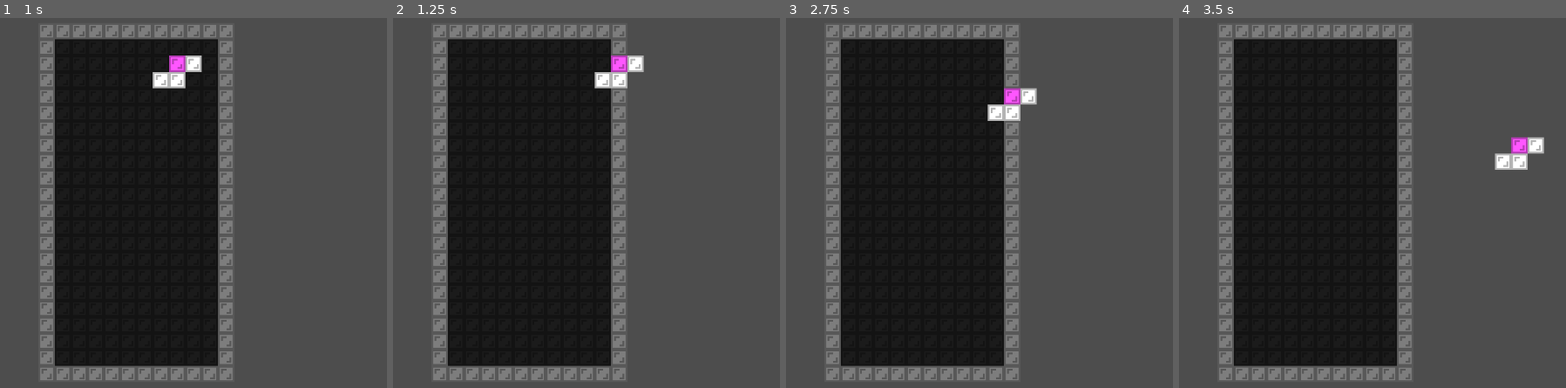
Above: before the commit, frames 1-4 (left to right).
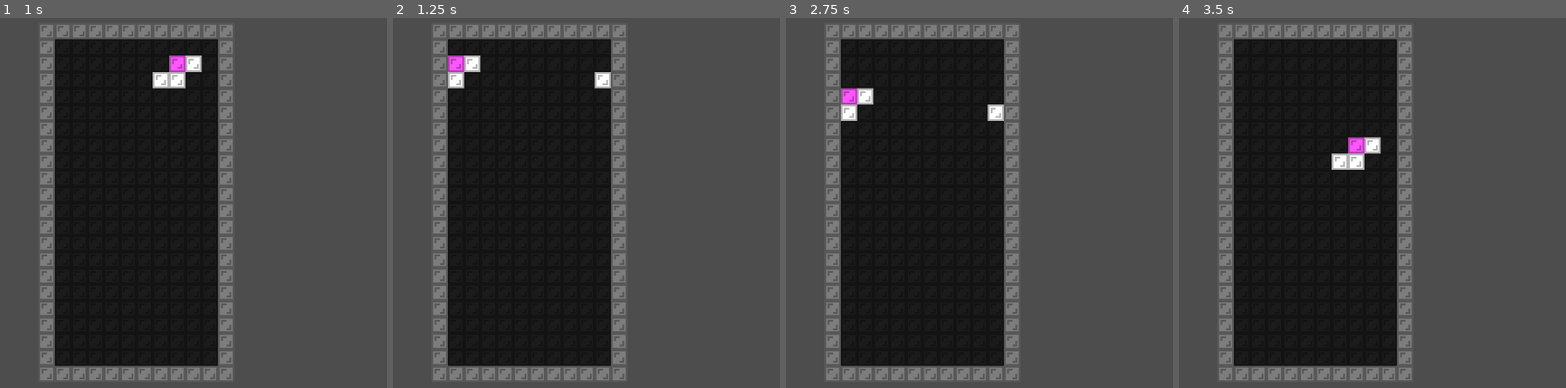
Above: after the commit, the same moments.

Repository: HenriqueCamillo/Dupartitris
Game: Godot game, scene res://Scenes/game.tscn
The game is run twice, just before and just after one commit, with the same random seed, the same clock (stepped at 60 frames per second) and the same inputs.
Inputs:
- Up to frame 1 (1 s): tap Enter at 0.5 s; hold Right (move_right) from 0.53 s (still down); tap Up (hard_drop) at 0.6 s
- Up to frame 2 (1.25 s): keep holding Right (move_right)
- Up to frame 3 (2.75 s): release Right (move_right) at 1.28 s; hold Left (move_left) 1.28-2.03 s; tap X (rotate_clockwise) at 1.35 s; hold Right (move_right) from 2.03 s (still down); tap Z (rotate_counterclockwise) at 2.1 s
- Up to frame 4 (3.5 s): keep holding Right (move_right); tap Down (soft_drop) at 2.85 s

Frame 1 is identical in both runs. In frame 2, 1.2% of the frame differs, in the area x 14-65%, y 10-20%; in frame 3, 1.2%; in frame 4, 1.6%, in the area x 39-95%, y 32-42%.

Commit message:
Portal mechanic and remove global class GridSettings

Diff:
--- a/Scenes/t_grid.tscn
+++ b/Scenes/t_grid.tscn
@@ -3,10 +3,10 @@
 [ext_resource type="Script" uid="uid://d06gejtxsllr6" path="res://Scripts/Gameplay/t_grid.gd" id="1_4u0e5"]
 [ext_resource type="Texture2D" uid="uid://dbi8ojrv127cx" path="res://Sprites/block.png" id="2_4142e"]
 
-[node name="TGrid" type="Node2D" node_paths=PackedStringArray("border", "background")]
+[node name="TGrid" type="Node2D" node_paths=PackedStringArray("_border", "_background")]
 script = ExtResource("1_4u0e5")
-border = NodePath("Boder")
-background = NodePath("Background")
+_border = NodePath("Boder")
+_background = NodePath("Background")
 
 [node name="Boder" type="Sprite2D" parent="."]
 self_modulate = Color(0.48962224, 0.48962224, 0.48962218, 1)
--- a/Scripts/Gameplay/block.gd
+++ b/Scripts/Gameplay/block.gd
@@ -1,14 +1,17 @@
 class_name Block
 extends Node2D
 
-const _HALF_BLOCK_OFFSET := Vector2(GridSettings.BLOCK_SIZE / 2, GridSettings.BLOCK_SIZE / 2)
+const _HALF_BLOCK_OFFSET := Vector2(TGrid.BLOCK_SIZE / 2, TGrid.BLOCK_SIZE / 2)
 
 var _parent_piece: Piece
 var _grid_position: Vector2i
-var grid_origin_position: Vector2
+var _grid: TGrid
 
 @warning_ignore("unused_signal")
 signal on_detach(block: Block)
+
+func setup(grid: TGrid) -> void:
+	_grid = grid
 
 func attach_to_piece(piece: Piece) -> void:
 	var parent = get_parent()
@@ -25,11 +28,11 @@
 	recalculate_position()
 
 func set_grid_position(grid_position: Vector2i) -> void:
-	_grid_position = grid_position
+	_grid_position = _grid._convert_to_valid_grid_position(grid_position)
 	recalculate_position()
 
 func recalculate_position() -> void:
-	var world_position = _grid_position * GridSettings.BLOCK_SIZE + _HALF_BLOCK_OFFSET + grid_origin_position
+	var world_position = _grid_position * TGrid.BLOCK_SIZE + _HALF_BLOCK_OFFSET + _grid.get_origin_position()
 	if _parent_piece != null:
 		position = world_position - _parent_piece.position
 	else:
--- a/Scripts/Gameplay/piece.gd
+++ b/Scripts/Gameplay/piece.gd
@@ -6,7 +6,9 @@
 @export var blocks: Array[Block]
 
 var _piece_data: PieceData
-var _grid_origin_position: Vector2
+var _grid_position: Vector2i
+
+var _grid: TGrid
 
 var _current_rotation := Enums.Rotation.DEGREES_0:
 	set(value):
@@ -16,30 +18,21 @@
 		_current_rotation = value
 		_update_blocks_positions()
 
-var grid_position: Vector2i:
-	set(value):
-		if grid_position == value:
-			return
 
-		grid_position = value
-		position = grid_position * GridSettings.BLOCK_SIZE + _grid_origin_position
-		_update_blocks_positions()
-
-@warning_ignore("shadowed_variable")
-func setup(piece_data: PieceData, grid_origin_position: Vector2) -> void:
+func setup(piece_data: PieceData, grid: TGrid) -> void:
 	if piece_data.variants <= 0:
 		push_error("Setting up Piece with Piece Data with 0 position variants (%s)." % piece_data.resource_name)
 		return
 
 	_piece_data = piece_data
-	_grid_origin_position = grid_origin_position
+	_grid = grid
 
 	_setup_blocks()
 	_update_blocks_positions()
 
 func _setup_blocks() -> void:
 	for block in blocks:
-		block.grid_origin_position = _grid_origin_position
+		block.setup(_grid)
 		block.attach_to_piece(self)
 		block.on_detach.connect(_on_block_detached)
 
@@ -51,13 +44,18 @@
 
 	block.on_detach.disconnect(_on_block_detached)
 
+func set_grid_position(grid_position: Vector2i):
+	_grid_position = _grid._convert_to_valid_grid_position(grid_position)
+	position = _grid_position * TGrid.BLOCK_SIZE + _grid.get_origin_position()
+	_update_blocks_positions()
+
 func _get_blocks_offsets() -> Array[Vector2i]:
 	return _piece_data.get_blocks_positions(_current_rotation)
 
 func _update_blocks_positions() -> void:
 	for i in range(BLOCKS_PER_PIECE):
 		var block_offsets = _get_blocks_offsets()
-		blocks[i].set_grid_position(grid_position + block_offsets[i])
+		blocks[i].set_grid_position(_grid_position + block_offsets[i])
 
 func rotate_clockwise() -> void:
 	_set_piece_rotation(_current_rotation + 1)
@@ -90,4 +88,4 @@
 	_move(Vector2i(offset, 0))
 
 func _move(offset: Vector2i) -> void:
-	grid_position += offset
+	set_grid_position(_grid_position + offset)
--- a/Scripts/Gameplay/piece_spawner.gd
+++ b/Scripts/Gameplay/piece_spawner.gd
@@ -5,12 +5,6 @@
 @export var _piece_template: PackedScene
 
 var _grid: TGrid
-
-var _grid_origin_position: Vector2:
-	get:
-		if _grid == null:
-			return Vector2.ZERO
-		return _grid.get_origin_position()
 
 func setup(grid: TGrid) -> void:
 	_grid = grid
@@ -22,7 +16,9 @@
 func spawn_piece() -> Piece:
 	var piece_type = _get_random_piece_type()
 	var piece = _piece_template.instantiate() as Piece
-	piece.setup(piece_type, _grid_origin_position)
-	piece.grid_position = GridSettings.INITIAL_POSITION
+
+	piece.setup(piece_type, _grid)
+	piece.set_grid_position(_grid.spawn_position)
 	_grid.add_child(piece)
+
 	return piece
--- a/Scripts/Gameplay/t_grid.gd
+++ b/Scripts/Gameplay/t_grid.gd
@@ -1,11 +1,20 @@
 class_name TGrid
 extends Node2D
 
-@export var border: Sprite2D
-@export var background: Sprite2D
+const BLOCK_SIZE: float = 10
+
+@export var _size := Vector2i(10, 20)
+
+@export var _border: Sprite2D
+@export var _background: Sprite2D
 
 var _grid: Array[Block]
 var _origin_position: Vector2
+
+var spawn_position: Vector2:
+	get:
+		@warning_ignore("integer_division")
+		return Vector2i(_size.x / 2, 0)
 
 func _ready() -> void:
 	_initialize_grid_array()
@@ -13,21 +22,20 @@
 	_calculate_origin_position()
 
 func _initialize_grid_array() -> void:
-	var size = GridSettings.GRID_SIZE
-	var number_of_positions = size.x * size.y
+	var number_of_positions = _size.x * _size.y
 	_grid.resize(number_of_positions)
 
 func _setup_visuals() -> void:
-	var grid_shape = GridSettings.GRID_SIZE
-	background.position.y = -(grid_shape.y / 2) * GridSettings.BLOCK_SIZE
-	background.region_rect = Rect2(Vector2.ZERO, grid_shape * GridSettings.BLOCK_SIZE)
+	var grid_shape = _size
+	_background.position.y = -(grid_shape.y / 2) * BLOCK_SIZE
+	_background.region_rect = Rect2(Vector2.ZERO, grid_shape * BLOCK_SIZE)
 
 	var border_shape = grid_shape + Vector2i(2, 2)
-	border.region_rect = Rect2(Vector2.ZERO, border_shape * GridSettings.BLOCK_SIZE)
-	border.position.y = background.position.y
+	_border.region_rect = Rect2(Vector2.ZERO, border_shape * BLOCK_SIZE)
+	_border.position.y = _background.position.y
 
 func _calculate_origin_position() -> void:
-	_origin_position = GridSettings.GRID_SIZE * GridSettings.BLOCK_SIZE
+	_origin_position = _size * BLOCK_SIZE
 	_origin_position *= -1
 	_origin_position.x /= 2
 
@@ -35,12 +43,8 @@
 	return _origin_position
 
 
-@warning_ignore("shadowed_variable_base_class")
-func _array_index(position: Vector2i) -> int:
-	return position.y * GridSettings.GRID_SIZE.y + position.x
-
-#func position_piece_on_grid(piece: Piece, grid_position: Vector2i = GridSettings.INITIAL_POSITION) -> void:
-	#piece.position =
+func _array_index(grid_position: Vector2i) -> int:
+	return grid_position.y * _size.y + grid_position.x
 
 func place_piece_on_grid(piece: Piece) -> void:
 	for block in piece.blocks:
@@ -67,3 +71,12 @@
 		if !is_empty(base_grid_position + grid_position):
 			return false
 	return true
+
+func _convert_to_valid_grid_position(grid_position: Vector2i):
+	var x = grid_position.x
+	if x < 0:
+		@warning_ignore("integer_division")
+		x += ((-x / _size.x) + 1) * _size.x
+
+	grid_position.x = x % _size.x
+	return grid_position
--- a/Scripts/Gameplay/tetris_manager.gd
+++ b/Scripts/Gameplay/tetris_manager.gd
@@ -70,7 +70,6 @@
 	if _falling_piece != null:
 		_falling_piece.move_down_one_row()
 
-@warning_ignore("shadowed_variable")
 func _get_start_level_drop_time(level: int) -> float:
 	if _drop_time_transitions.has(level):
 		return _drop_time_transitions[level]
--- a/Scripts/Globals/grid_settings.gd
+++ /dev/null
@@ -1,6 +0,0 @@
-extends Node
-
-# TODO: This doesn't need to be global, can be on TGrid and passed to the pieces on spawn
-const BLOCK_SIZE: float = 10
-const GRID_SIZE := Vector2i(10, 20)
-const INITIAL_POSITION := Vector2i(5, 0)
--- a/project.godot
+++ b/project.godot
@@ -18,7 +18,6 @@
 [autoload]
 
 Enums="*res://Scripts/Globals/enums.gd"
-GridSettings="*res://Scripts/Globals/grid_settings.gd"
 TInput="*res://Scripts/Globals/t_input.gd"
 
 [input]
Not shown, removed: Scripts/Globals/grid_settings.gd.uid
